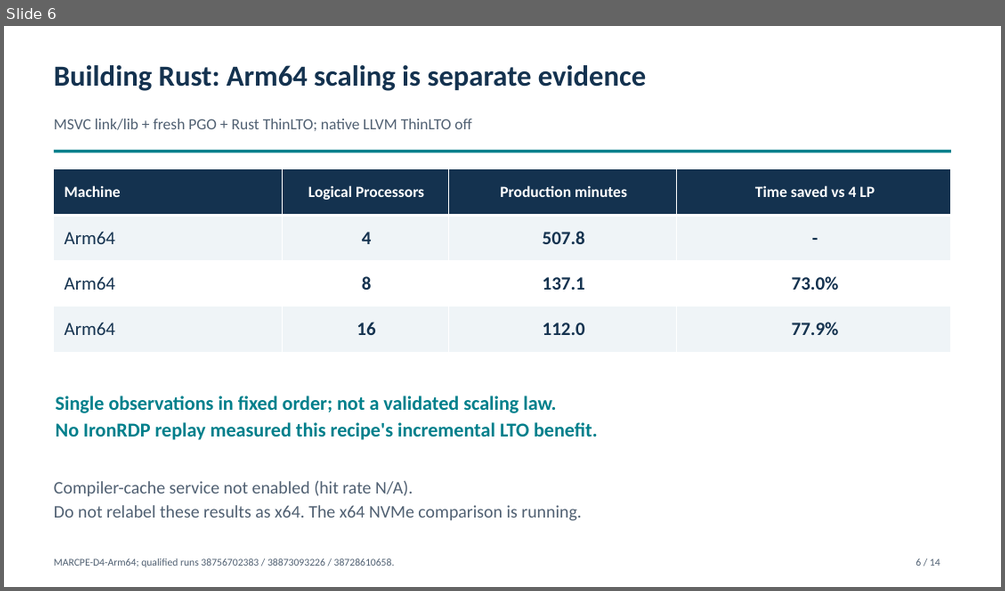
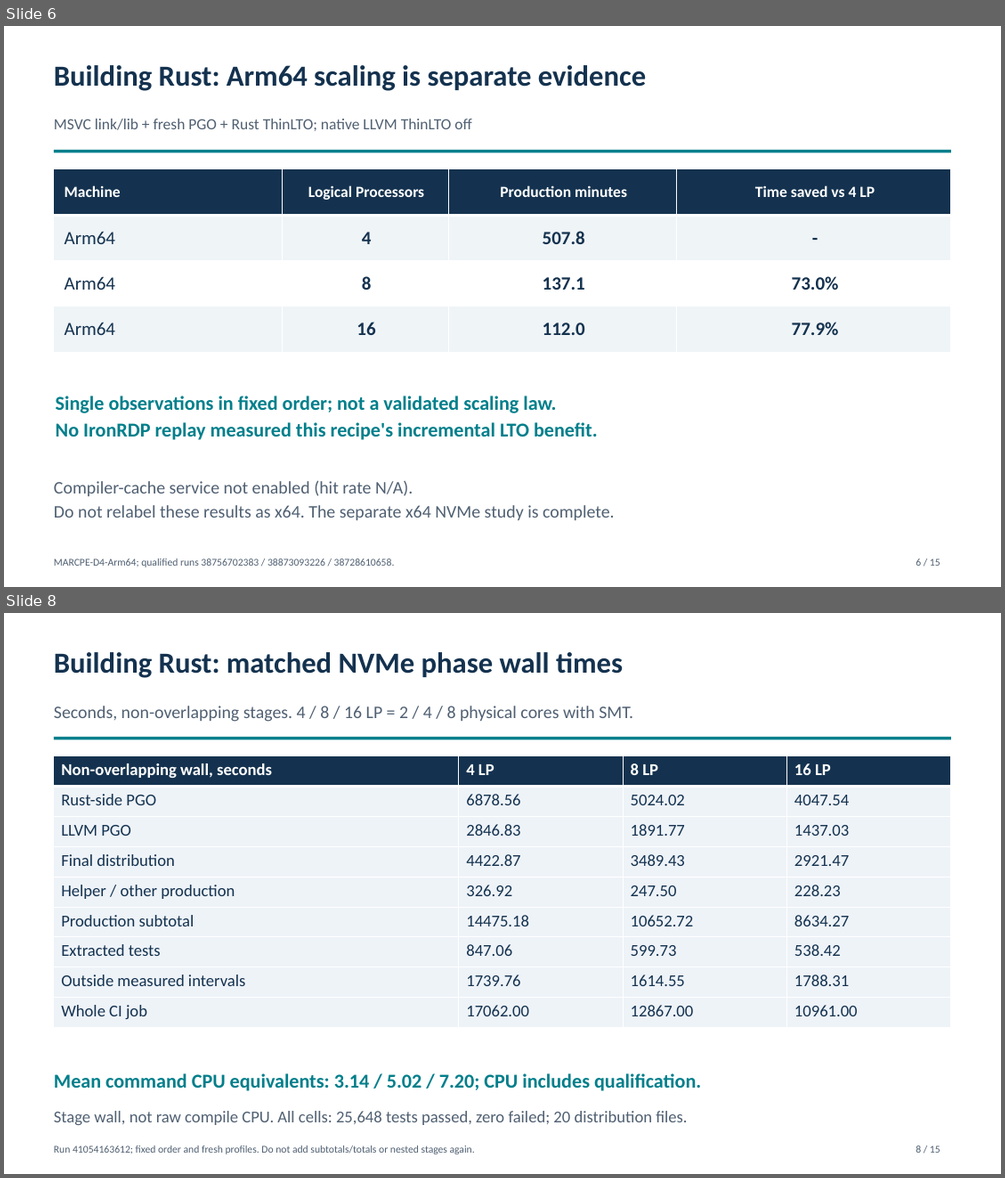
Before and after one commit to marcpems/IronRDP-ci-benchmark, a slide deck: ci-benchmark/matched-release/Rust-Optimization-Summary-Published.pptx. Shown one above the other, each under a label of ours: slide 6 before the commit, slides 6 and 8 after it; the slides between them are not shown. The pictures are 1005x591 and 1005x1178 pixels, drawn with LibreOffice and Linux fonts; fonts in the diff are those of the drawing. Boxes give left, top, right and bottom in pixels: in the first picture for what was removed or moved away, otherwise in the second. Text is boxed around its words. In the diff, an @@ line names an element or a change of style, - is before the commit and + after.

```diff
--- a/ci-benchmark/matched-release/Rust-Optimization-Summary-Published.pptx
+++ b/ci-benchmark/matched-release/Rust-Optimization-Summary-Published.pptx
@@ slide 8 added at box(4, 613, 1001, 1174), background #FFFFFF @@
@@ text added at box(54, 652, 623, 678), 28 pt, text #14324F, bold @@
+Building Rust: matched NVMe phase wall times
@@ text added at box(54, 706, 633, 722), 17 pt, text #506072 @@
+Seconds, non-overlapping stages. 4 / 8 / 16 LP = 2 / 4 / 8 physical cores with SMT.
@@ rectangle added at box(54, 737, 952, 739), fill #007F8B @@
@@ table added at box(54, 756, 951, 1027), 9 rows, 4 columns @@
+Non-overlapping wall, seconds | 4 LP | 8 LP | 16 LP
+Rust-side PGO | 6878.56 | 5024.02 | 4047.54
+LLVM PGO | 2846.83 | 1891.77 | 1437.03
+Final distribution | 4422.87 | 3489.43 | 2921.47
+Helper / other production | 326.92 | 247.50 | 228.23
+Production subtotal | 14475.18 | 10652.72 | 8634.27
+Extracted tests | 847.06 | 599.73 | 538.42
+Outside measured intervals | 1739.76 | 1614.55 | 1788.31
+Whole CI job | 17062.00 | 12867.00 | 10961.00
@@ text added at box(54, 1073, 701, 1091), 19 pt, text #007F8B, bold @@
+Mean command CPU equivalents: 3.14 / 5.02 / 7.20; CPU includes qualification.
@@ text added at box(54, 1111, 687, 1125), 16 pt, text #506072 @@
+Stage wall, not raw compile CPU. All cells: 25,648 tests passed, zero failed; 20 distribution files.
@@ text added at box(54, 1145, 475, 1154), 10 pt, text #506072 @@
+Run 41054163612; fixed order and fresh profiles. Do not add subtotals/totals or nested stages again.
@@ text added at box(915, 1145, 940, 1152), 10 pt, text #506072 @@
+8 / 15
@@ slide 6 changed as well @@
@@ text at box(54, 505, 615, 520): text changed @@
-Do not relabel these results as x64. The x64 NVMe comparison is running.
+Do not relabel these results as x64. The separate x64 NVMe study is complete.
@@ text at box(915, 558, 940, 565): text changed @@
-6 / 14
+6 / 15
```
Also in this commit, not shown: 13 other slides changed, 7 other files.
